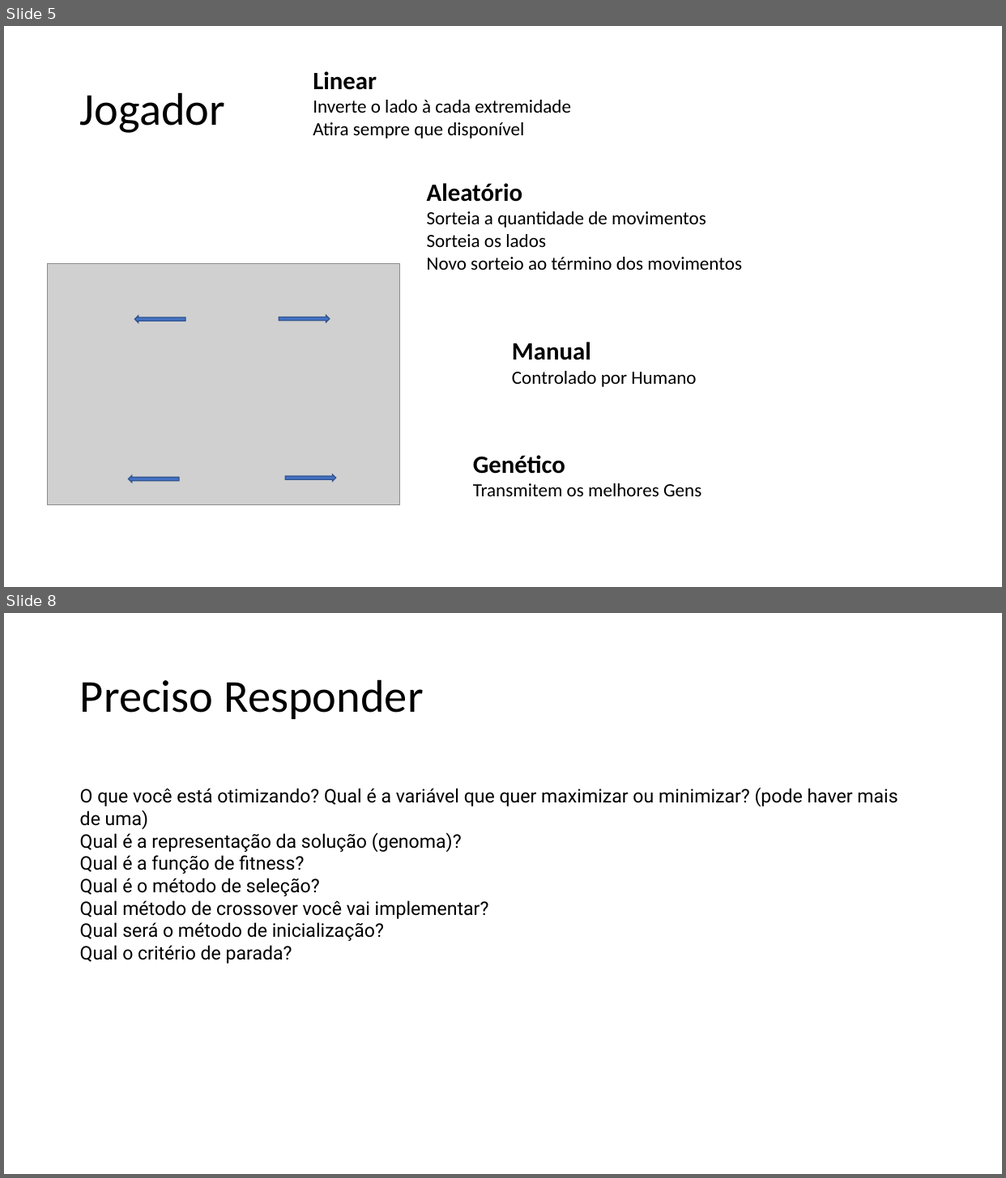
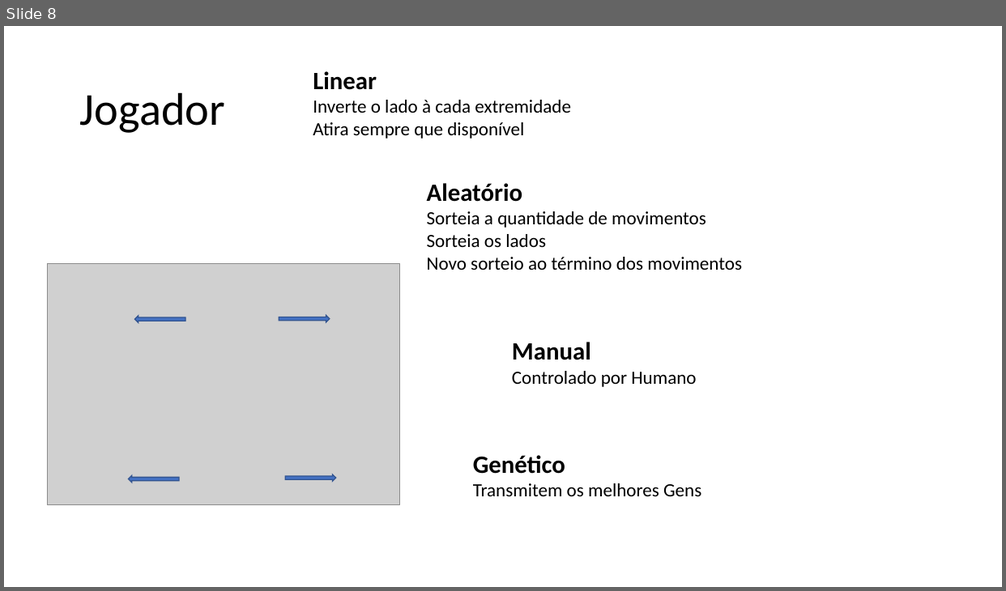
Before and after one commit to GustavoMaltaGuimaraesBrasil/TC2_IAGenetica, a slide deck: IA Genética.pptx. Shown one above the other, each under a label of ours: slides 5 and 8 before the commit, slide 8 after it; the slides between them are not shown. The pictures are 1006x1178 and 1006x591 pixels, drawn with LibreOffice and Linux fonts; fonts in the diff are those of the drawing; grey boxes stand for pictures. Boxes give left, top, right and bottom in pixels: in the first picture for what was removed or moved away, otherwise in the second. Text is boxed around its words. In the diff, an @@ line names an element or a change of style, - is before the commit and + after.

```diff
--- a/IA Genética.pptx
+++ b/IA Genética.pptx
@@ slide 8 removed at [4, 613, 1002, 1174], background #FFFFFF @@
@@ title removed at [80, 679, 423, 719] @@
-Preciso Responder
@@ text removed at [80, 787, 897, 964] @@
-O que você está otimizando? Qual é a variável que quer maximizar ou minimizar? (pode haver mais de uma)
-Qual é a representação da solução (genoma)?
-Qual é a função de fitness?
-Qual é o método de seleção?
-Qual método de crossover você vai implementar?
-Qual será o método de inicialização?
-Qual o critério de parada?
@@ what was slide 5 is now slide 8 @@
```
Also in this commit, not shown: 2 slides changed, 6 slides added, 1 other file.
